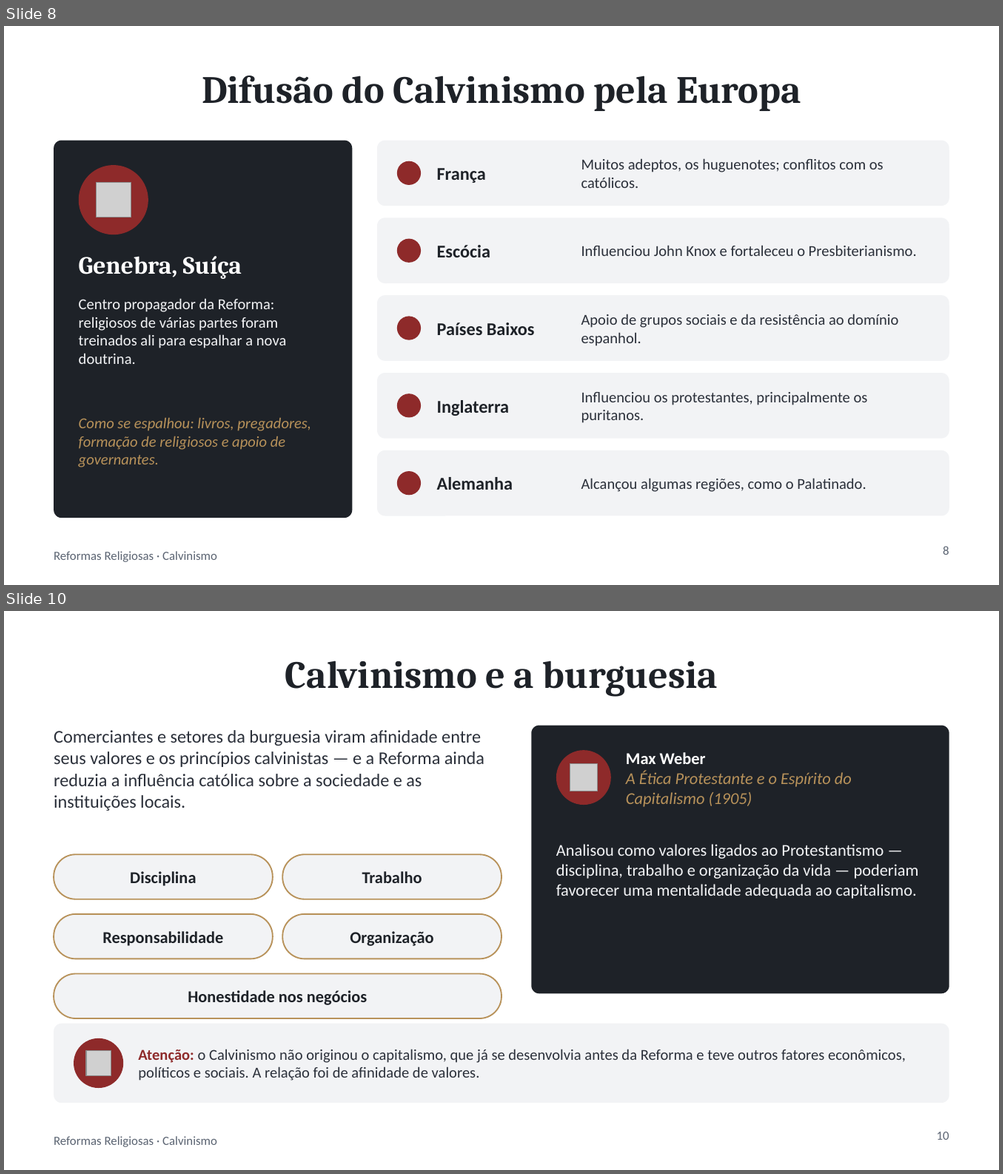
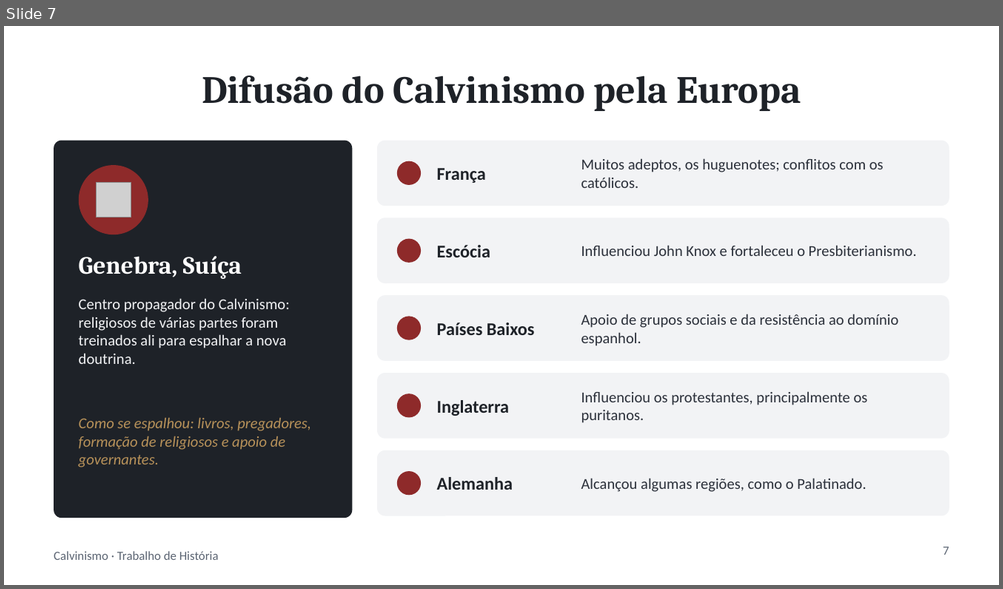
Before and after one commit to ArkhamKnight15/claude, a slide deck: trabalho-calvinismo/Calvinismo.pptx. Shown one above the other, each under a label of ours: slides 8 and 10 before the commit, slide 7 after it; the slides between them are not shown. The pictures are 1003x1174 and 1003x589 pixels, drawn with LibreOffice and Linux fonts; fonts in the diff are those of the drawing; grey boxes stand for pictures. Boxes give left, top, right and bottom in pixels: in the first picture for what was removed or moved away, otherwise in the second. Text is boxed around its words. In the diff, an @@ line names an element or a change of style, - is before the commit and + after.

```diff
--- a/trabalho-calvinismo/Calvinismo.pptx
+++ b/trabalho-calvinismo/Calvinismo.pptx
@@ slide 10 removed at bbox=[4, 611, 999, 1170], background #FFFFFF; not listed: 1 template element that a slide beside it also shows @@
@@ title removed at bbox=[285, 661, 717, 697] @@
-Calvinismo e a burguesia
@@ text removed at bbox=[54, 730, 484, 811] @@
-Comerciantes e setores da burguesia viram afinidade entre seus valores e os princípios calvinistas — e a Reforma ainda reduzia a influência católica sobre a sociedade e as instituições locais.
@@ rounded rectangle removed at bbox=[531, 726, 949, 994] @@
@@ ellipse removed at bbox=[556, 750, 611, 805] @@
@@ picture removed at bbox=[570, 764, 597, 792] @@
@@ text removed at bbox=[626, 752, 851, 807] @@
-Max Weber
-A Ética Protestante e o Espírito do Capitalismo (1905)
@@ rounded rectangle removed at bbox=[54, 854, 273, 900] @@
@@ rounded rectangle removed at bbox=[282, 854, 501, 900] @@
@@ text removed at bbox=[556, 844, 919, 899] @@
-Analisou como valores ligados ao Protestantismo — disciplina, trabalho e organização da vida — poderiam favorecer uma mentalidade adequada ao capitalismo.
@@ text removed at bbox=[130, 871, 196, 886] @@
-Disciplina
@@ text removed at bbox=[362, 871, 422, 883] @@
-Trabalho
@@ rounded rectangle removed at bbox=[54, 914, 273, 959] @@
@@ rounded rectangle removed at bbox=[282, 914, 501, 959] @@
@@ text removed at bbox=[102, 931, 223, 946] @@
-Responsabilidade
@@ text removed at bbox=[350, 931, 433, 946] @@
-Organização
@@ rounded rectangle removed at bbox=[54, 974, 501, 1019] @@
@@ text removed at bbox=[188, 991, 367, 1005] @@
-Honestidade nos negócios
@@ rounded rectangle removed at bbox=[54, 1024, 949, 1103] @@
@@ ellipse removed at bbox=[74, 1039, 123, 1088] @@
@@ picture removed at bbox=[85, 1051, 111, 1076] @@
@@ text removed at bbox=[138, 1049, 905, 1081] @@
-Atenção: o Calvinismo não originou o capitalismo, que já se desenvolvia antes da Reforma e teve outros fatores econômicos, políticos e sociais. A relação foi de afinidade de valores.
@@ page number removed at bbox=[936, 1132, 949, 1140] @@
-10
@@ what was slide 8 is now slide 7 @@
@@ slide 7 changed as well @@
@@ text at bbox=[79, 298, 290, 364]: text changed @@
-Centro propagador da Reforma: religiosos de várias partes foram treinados ali para espalhar a nova doutrina.
+Centro propagador do Calvinismo: religiosos de várias partes foram treinados ali para espalhar a nova doutrina.
@@ text at bbox=[54, 551, 219, 560]: text changed @@
-Reformas Religiosas · Calvinismo
+Calvinismo · Trabalho de História
@@ page number at bbox=[942, 547, 949, 555]: text changed @@
-8
+7
```
Also in this commit, not shown: 8 other slides changed, 1 slide added, 3 other slides removed, 1 other file.
